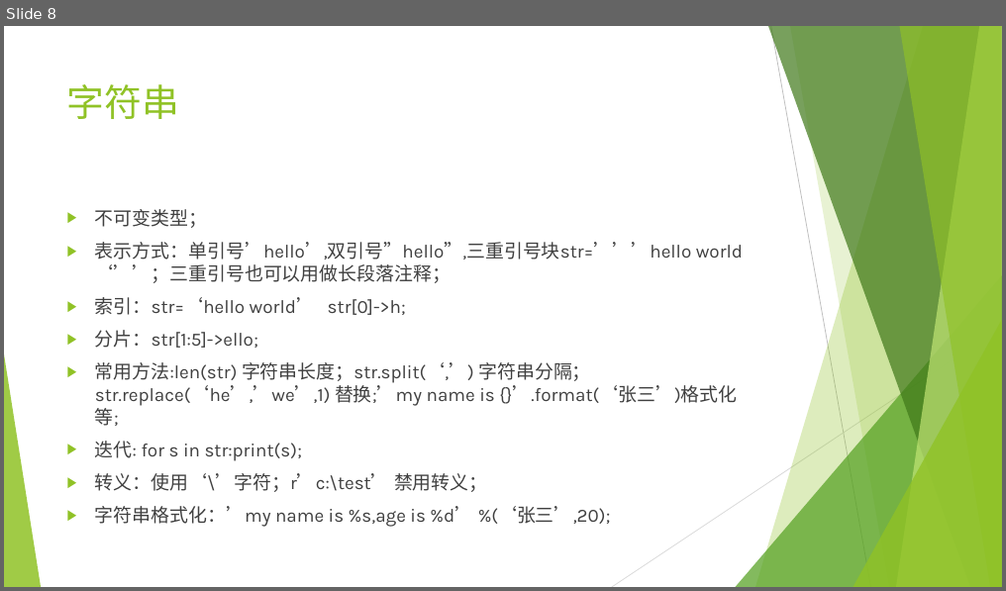
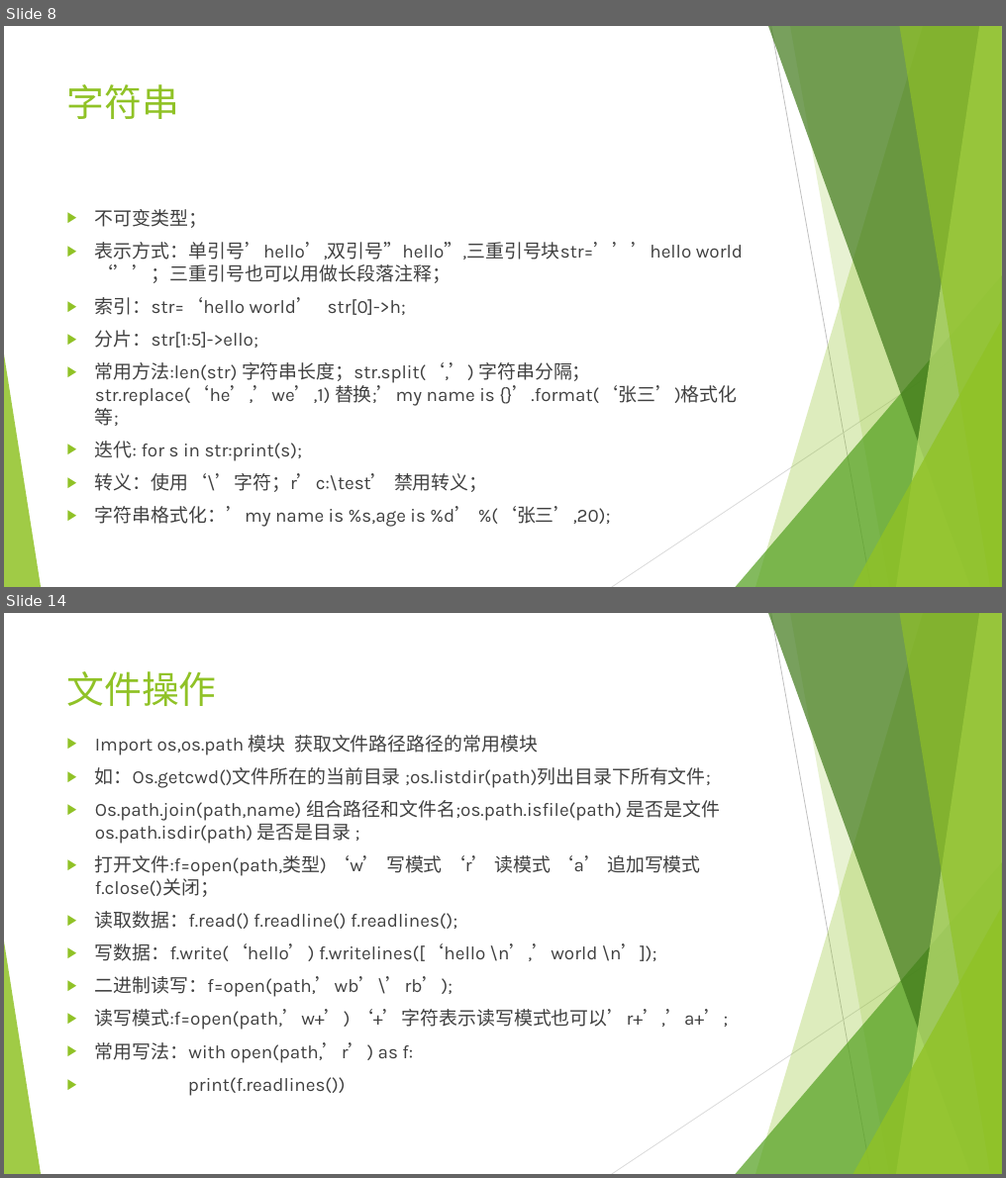
Before and after one commit to mrzhangs1015916/LearnPython, a slide deck: python.pptx. Shown one above the other, each under a label of ours: slide 8 before the commit, slides 8 and 14 after it; the slides between them are not shown. The pictures are 1006x591 and 1006x1178 pixels, drawn with LibreOffice and Linux fonts; fonts in the diff are those of the drawing. Boxes give left, top, right and bottom in pixels: in the first picture for what was removed or moved away, otherwise in the second. Text is boxed around its words. In the diff, an @@ line names an element or a change of style, - is before the commit and + after.

```diff
--- a/python.pptx
+++ b/python.pptx
@@ slide 14 added at <box>4,613,1002,1174</box>, background #FFFFFF; not listed: 10 template elements that a slide beside it also shows @@
@@ title added at <box>67,671,217,706</box>, 36 pt, text #90C226 @@
+文件操作
@@ text added at <box>95,735,728,1096</box>, 18 pt, text #404040 @@
+▶ Import os,os.path 模块 获取文件路径路径的常用模块
+▶ 如：Os.getcwd()文件所在的当前目录 ;os.listdir(path)列出目录下所有文件;
+▶ Os.path.join(path,name) 组合路径和文件名;os.path.isfile(path) 是否是文件 os.path.isdir(path) 是否是目录 ;
+▶ 打开文件:f=open(path,类型) ‘w’ 写模式 ‘r’ 读模式 ‘a’ 追加写模式 f.close()关闭；
+▶ 读取数据：f.read() f.readline() f.readlines();
+▶ 写数据：f.write(‘hello’) f.writelines([‘hello \n’,’world \n’]);
+▶ 二进制读写：f=open(path,’wb’\’rb’);
+▶ 读写模式:f=open(path,’w+’) ‘+’字符表示读写模式也可以’r+’,’a+’;
+▶ 常用写法：with open(path,’r’) as f:
+▶ print(f.readlines())
```
Also in this commit, not shown: 8 other slides added.
